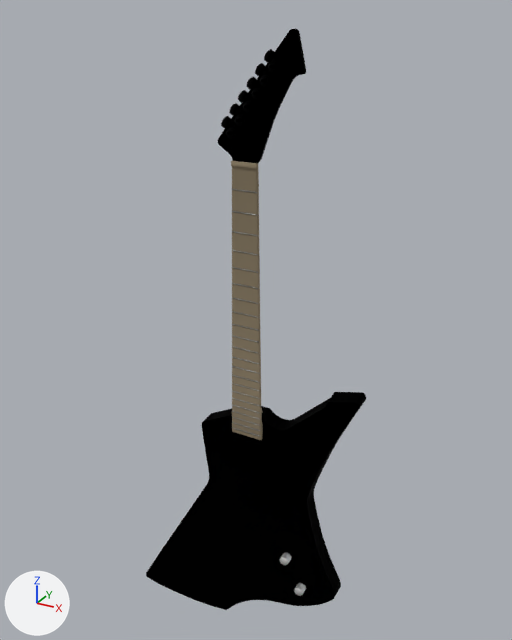
The Blender file guitar-explorer/guitar.blend: old version first, new version second.
One viewpoint serves both versions: a 50 mm camera at (2.48, -6.25, 2.61) aimed at (0.05, -1.83, 0.4). The lights are fixed; the arrows at lower left show +X, +Y and +Z.

Names of what the first picture shows: 'Body', 'Head', 'Neck', 'Tune', 'Tune.001', 'Tune.002', 'Tune.003', 'Tune.004', 'Tune.005'.
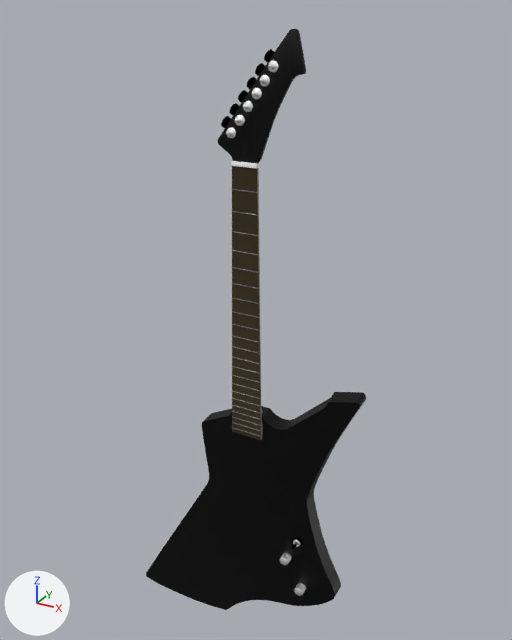
Changed parts and their boxes (x1, y1, x2, y2) in the pictures (512 x 640 px):
'Body', surface changed: (146, 392, 366, 610) in both
'Head', surface changed: (218, 29, 306, 163) in both
'Tune.004', recoloured: (260, 75, 270, 87) in both
'Tune.005', recoloured: (268, 61, 279, 72) in both
'Tune.003', recoloured: (252, 88, 262, 99) in both
'Tune.002', recoloured: (243, 101, 253, 112) in both
'Switch', added: after (292, 537, 302, 549)
'Tune.001', recoloured: (235, 115, 245, 126) in both
'Tune', recoloured: (226, 128, 236, 138) in both
part 1 of me_cube_001, recoloured: (232, 166, 261, 440) in both
part 2 of me_cube_001, recoloured: (231, 161, 258, 168) in both

What changed in the scene script:
```text
Change mat_material:
    mat_material.roughness: 1.0 -> 0.5
    mat_material.metallic: 1.0 -> 0.5
Change mat_material_003:
    mat_material_003.metallic: 1.0 -> 0.5
Add mat_material_006:
    mat_material_006 = principled_material('Material.006')
    mat_material_006.base_color = (1.0, 1.0, 1.0)  # white #ffffff
Add mat_material_005:
    mat_material_005 = principled_material('Material.005')
    mat_material_005.base_color = (0.0463, 0.03, 0.00833)  # brown #3d3017
Change me_cube_001:
    where me_cube_001.from_pydata(...)  # 119 vertices, 115 faces; spans x -1.3..1.28, y -1.31..1.21, z -3.92..5.25
    used by ob_neck; location = (0.122, -2.078, 0.441); scale = (0.102, 0.04, 0.234)
    me_cube_001 part 1: all 27 faces centred in x -1.2..1.13, y -1.0, z -3.27..1.54 switch from mat_neck_color (brown #918269) to mat_material_005 (brown #3d3017)
    me_cube_001 part 2: 31 of the faces centred in x -1.0..0.9, y -1.27..-0.31, z 5.18..5.25 switch from mat_neck_color (brown #918269) to mat_material_006 (white #ffffff)
Change me_cylinder_023:
    where me_cylinder_023.from_pydata(...)  # 256 vertices, 226 faces; spans x -1.0..1.0, y -1.0..1.0, z -2.35..-0.48
    remove me_cylinder_023.materials.append(mat_keys_color)  # black #000000
    add me_cylinder_023.materials.append(mat_material_002)  # white #ffffff
Change me_cylinder_025:
    where me_cylinder_025.from_pydata(...)  # 256 vertices, 226 faces; spans x -1.0..1.0, y -1.0..1.0, z -2.35..-0.48
    remove me_cylinder_025.materials.append(mat_keys_color)  # black #000000
    add me_cylinder_025.materials.append(mat_material_001)  # white #ffffff
Change me_cylinder_026:
    where me_cylinder_026.from_pydata(...)  # 256 vertices, 226 faces; spans x -1.0..1.0, y -1.0..1.0, z -2.35..-0.48
    remove me_cylinder_026.materials.append(mat_keys_color)  # black #000000
    add me_cylinder_026.materials.append(mat_material_001)  # white #ffffff
Change me_cylinder_027:
    where me_cylinder_027.from_pydata(...)  # 256 vertices, 226 faces; spans x -1.0..1.0, y -1.0..1.0, z -2.35..-0.48
    remove me_cylinder_027.materials.append(mat_keys_color)  # black #000000
    add me_cylinder_027.materials.append(mat_material_001)  # white #ffffff
Change me_cylinder_028:
    where me_cylinder_028.from_pydata(...)  # 256 vertices, 226 faces; spans x -1.0..1.0, y -1.0..1.0, z -2.35..-0.48
    remove me_cylinder_028.materials.append(mat_keys_color)  # black #000000
    add me_cylinder_028.materials.append(mat_material_001)  # white #ffffff
Change me_cylinder_029:
    where me_cylinder_029.from_pydata(...)  # 256 vertices, 226 faces; spans x -1.0..1.0, y -1.0..1.0, z -2.35..-0.48
    remove me_cylinder_029.materials.append(mat_keys_color)  # black #000000
    add me_cylinder_029.materials.append(mat_material_001)  # white #ffffff
Add ob_switch:
    ob_switch = bpy.data.objects.new('Switch', me_cylinder_030)  # 2082 vertices, 2052 faces; spans x -9.6..9.5, y -11.9..15.1, z -2.1..2.1; in mat_material_001 (white #ffffff), mat_material_004 (yellow #978d51), mat_keys_color (black #000000)
    ob_switch.location = (0.575, -2.097, -1.36)
    ob_switch.rotation_euler = (0.0, 0.428, 0.0)  # degrees (0, 25, 0)
    ob_switch.scale = (0.005, -0.00523, 0.023)
```
